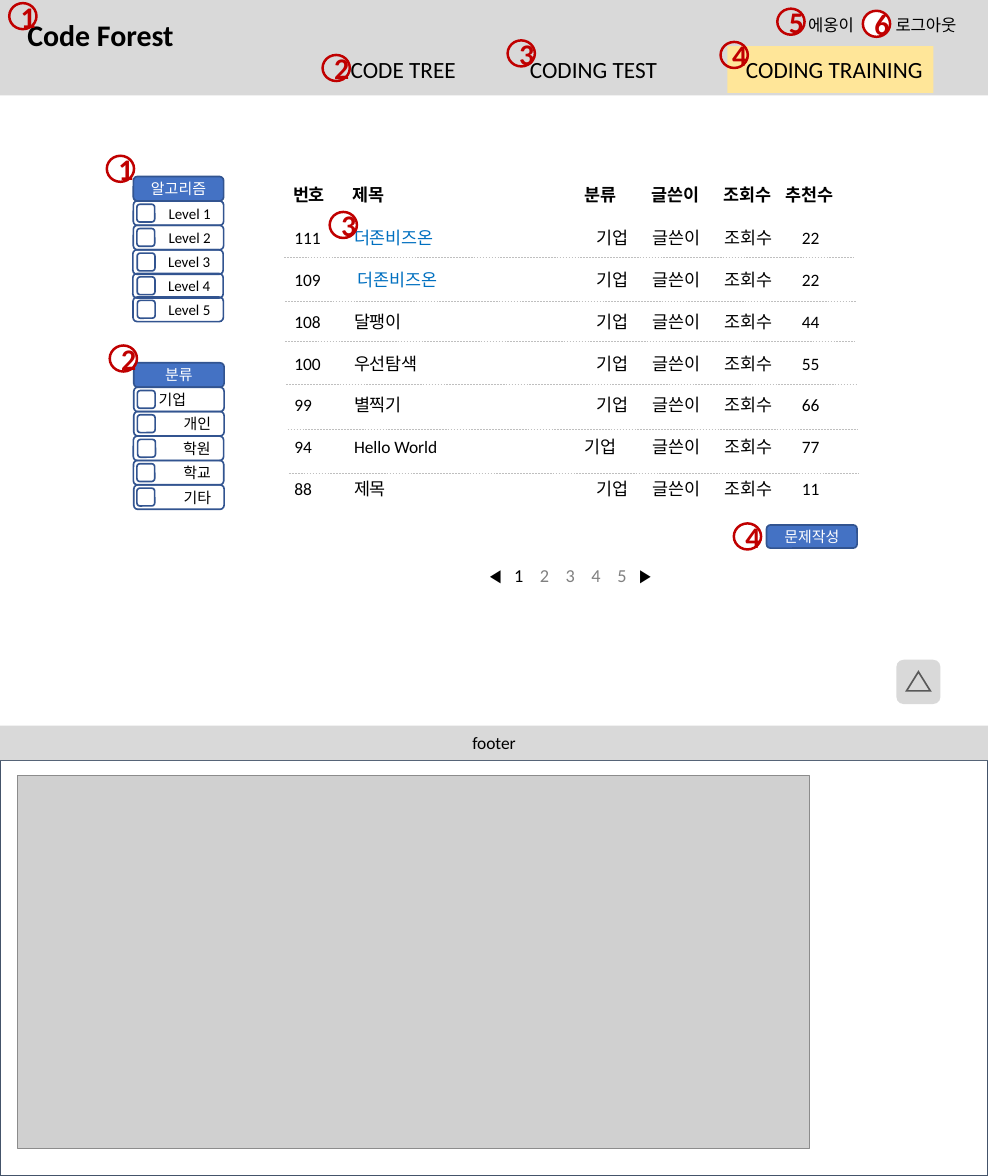
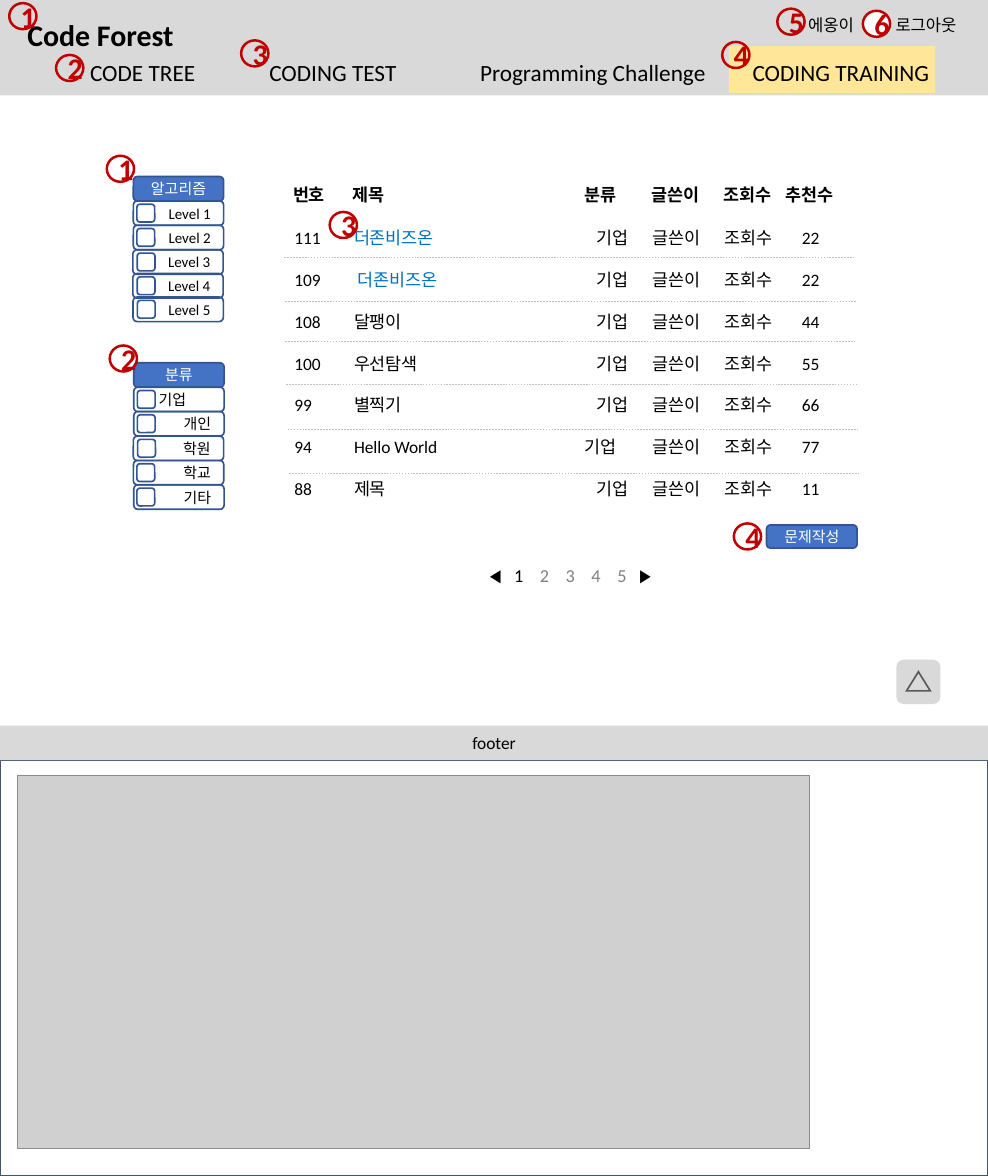
Before and after one commit to btcdd/document, a slide deck: slide 16 of 스토리보드.pptx (slide 15 before the commit). Drawn at 988x1176 pixels with LibreOffice and Linux fonts; fonts in the diff are those of the drawing; grey boxes stand for pictures; background and template pictures are left out. Boxes give left, top, right and bottom in pixels: in the first picture for what was removed or moved away, otherwise in the second. Text is boxed around its words. In the diff, an @@ line names an element or a change of style, - is before the commit and + after.

```diff
--- a/스토리보드.pptx
+++ b/스토리보드.pptx
@@ ellipse "2" moved from (x1=323, y1=55, x2=350, y2=81) to (x1=56, y1=55, x2=84, y2=81) @@
@@ ellipse "3" moved from (x1=508, y1=41, x2=535, y2=67) to (x1=241, y1=41, x2=269, y2=67) @@
@@ text at (x1=90, y1=65, x2=929, y2=85): text changed @@
-CODE TREE CODING TEST CODING TRAINING
+CODE TREE CODING TEST Programming Challenge CODING TRAINING
```
Also in this commit, not shown: 8 other slides changed, 3 slides added.
